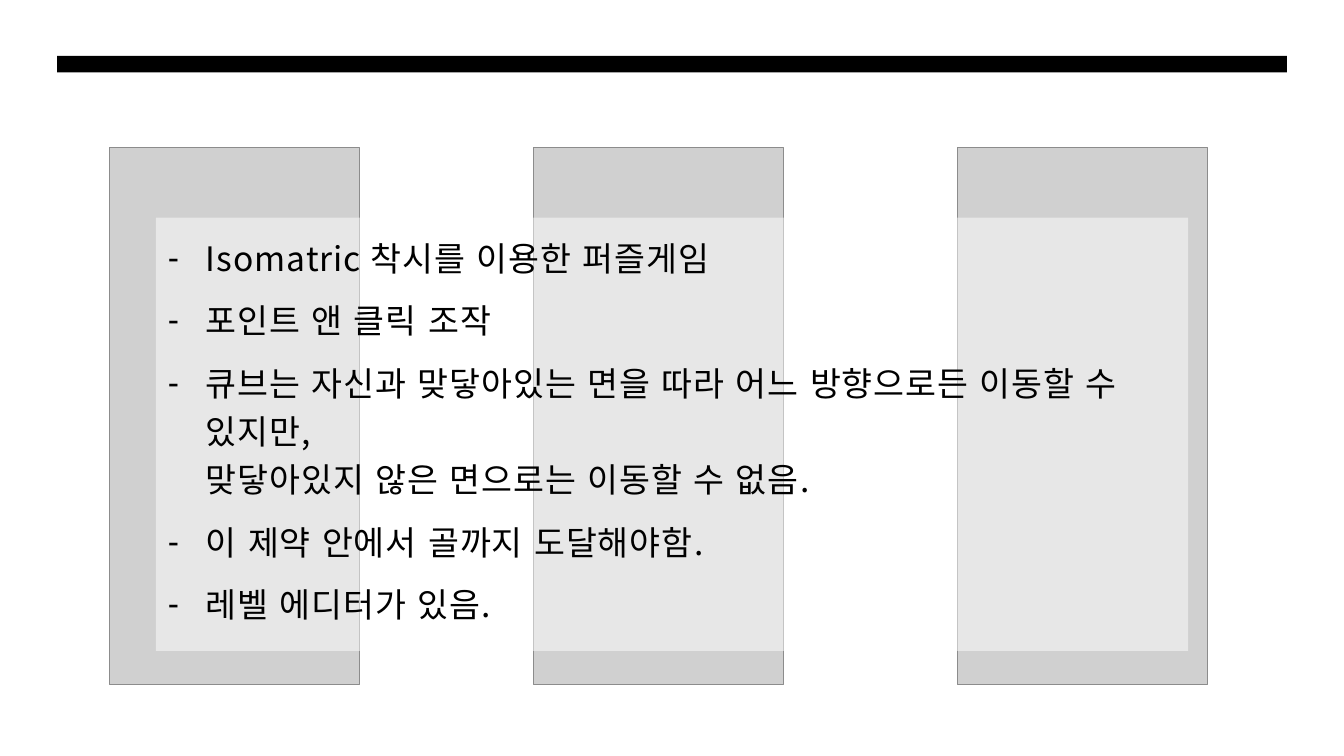
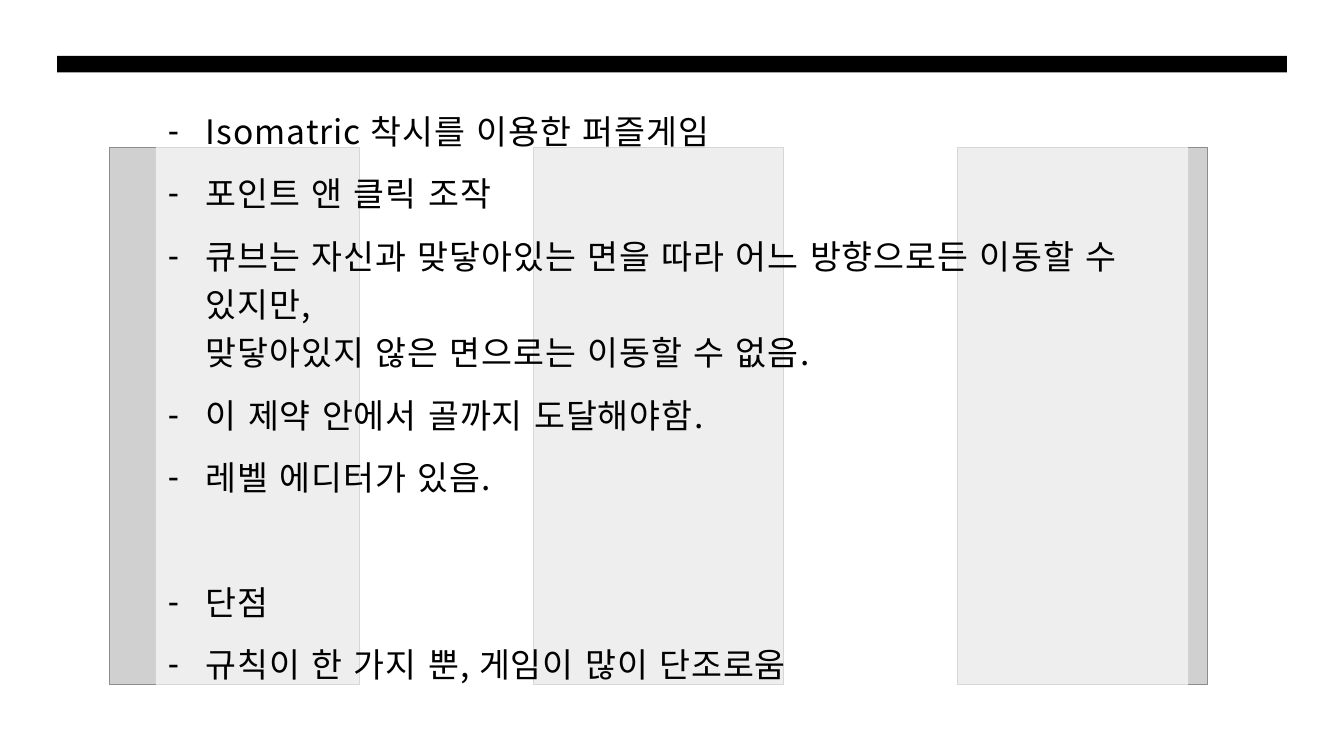
Before and after one commit to sungoo/MobileGameMakerClass_PSU, a slide deck: slide 12 of 6월/박성우_게임사전기획.pptx (slide 8 before the commit). Drawn at 1344x756 pixels with LibreOffice and Linux fonts; fonts in the diff are those of the drawing; grey boxes stand for pictures. Boxes give left, top, right and bottom in pixels: in the first picture for what was removed or moved away, otherwise in the second. Text is boxed around its words. In the diff, an @@ line names an element or a change of style, - is before the commit and + after.

Commit message:
게임사전기획 ppt 수정

```diff
--- a/6월/박성우_게임사전기획.pptx
+++ b/6월/박성우_게임사전기획.pptx
@@ text "Isomatric 착시를 이용한 퍼즐게임": place and size @@
-text "Isomatric 착시를 이용한 퍼즐게임" at (156,218,1189,651)
+text "Isomatric 착시를 이용한 퍼즐게임" at (156,91,1189,712)
@@ text "Isomatric 착시를 이용한 퍼즐게임" at (156,91,1189,712): fill #FFFFFF at 49% opacity to #FFFFFF at 66% opacity @@
@@ text at (206,587,786,683): paragraphs added @@
+– 단점
+– 규칙이 한 가지 뿐, 게임이 많이 단조로움
```
Also in this commit, not shown: 3 other slides changed, 4 slides added.
